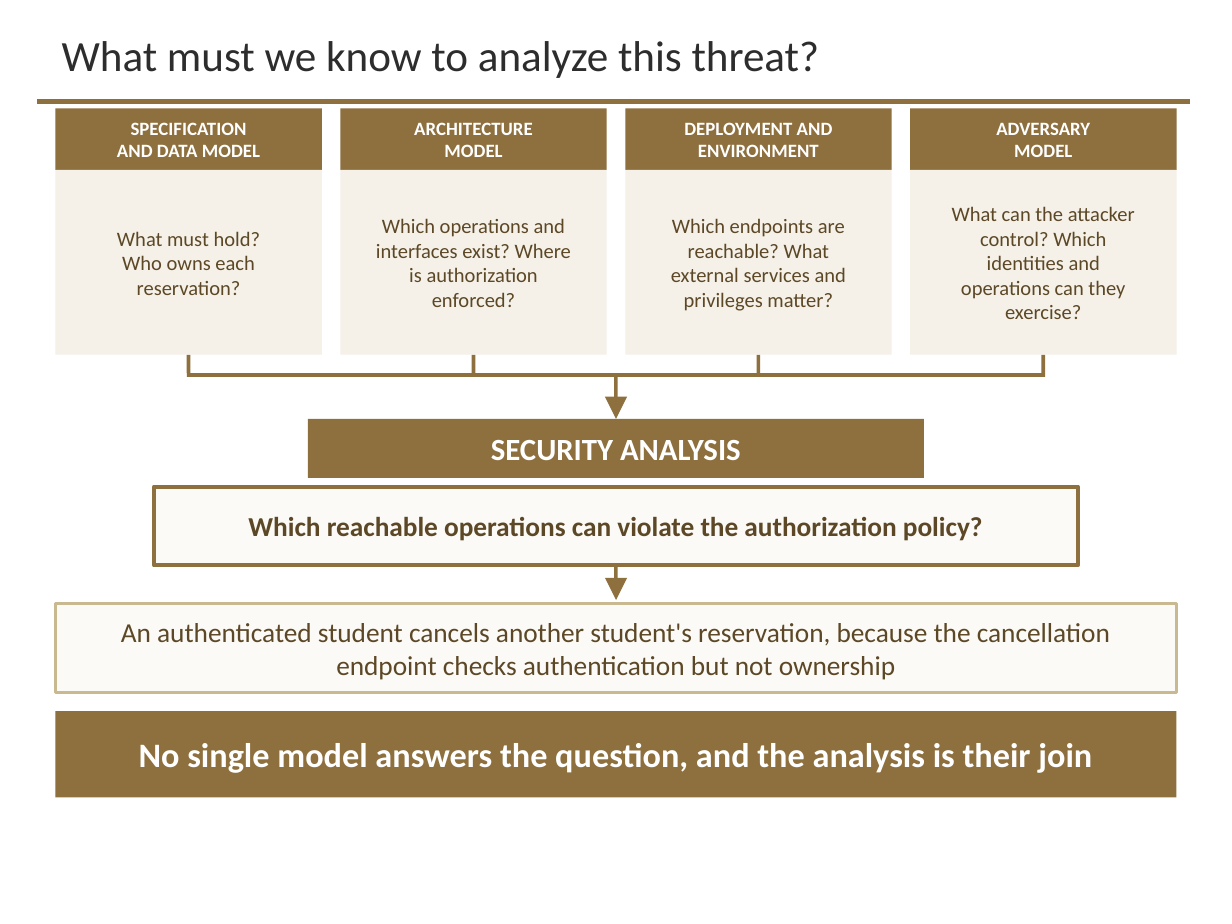
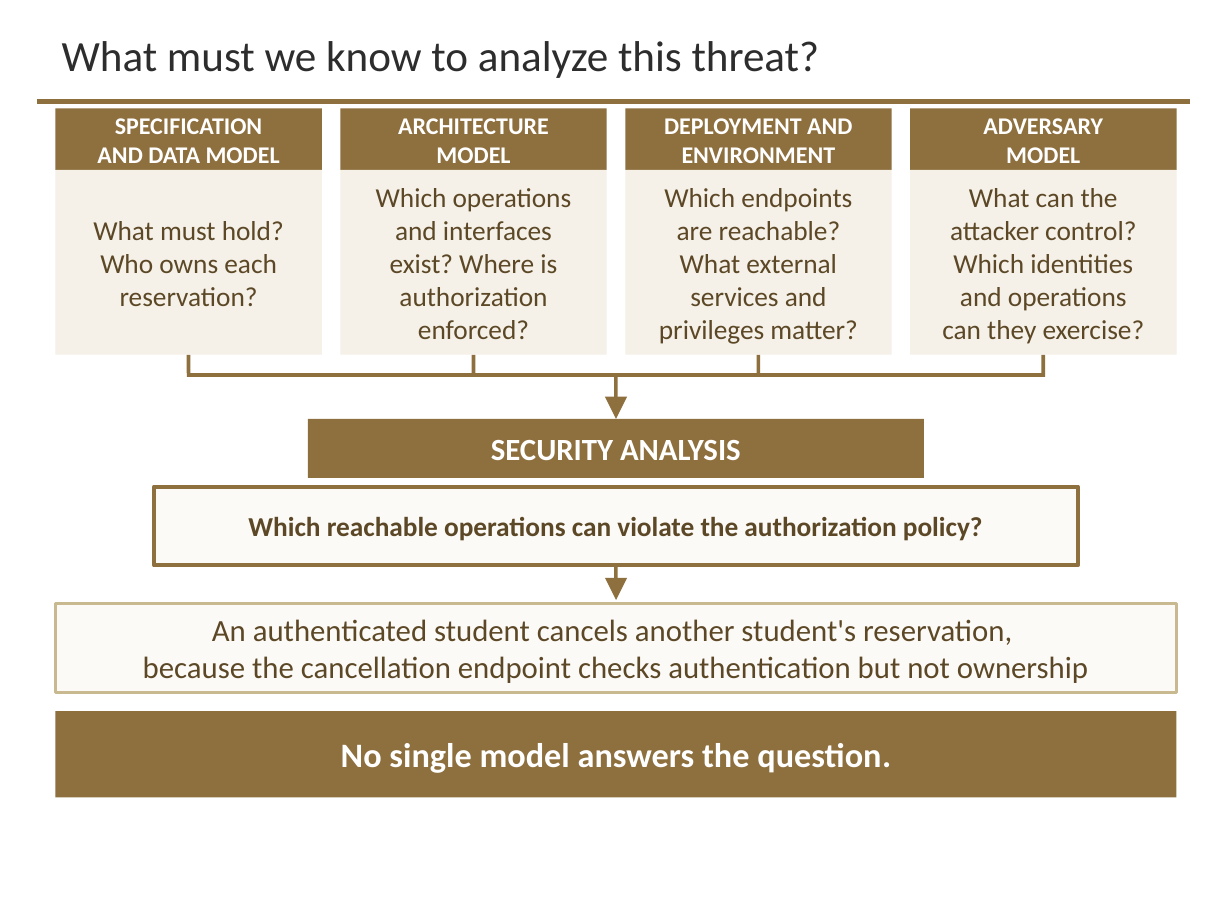
Before and after one commit to davisjam/model-based-agentic-software-engineering, a slide deck: slide 13 of course/lectures/act-3-software-in-the-world/05-security-engineering/3-5-Security-Engineering-1-Threat-Modeling.pptx. Drawn at 1232x924 pixels with LibreOffice and Linux fonts; fonts in the diff are those of the drawing; background and template pictures are left out. Boxes give left, top, right and bottom in pixels: in the first picture for what was removed or moved away, otherwise in the second. Text is boxed around its words. In the diff, an @@ line names an element or a change of style, - is before the commit and + after.

```diff
--- a/course/lectures/act-3-software-in-the-world/05-security-engineering/3-5-Security-Engineering-1-Threat-Modeling.pptx
+++ b/course/lectures/act-3-software-in-the-world/05-security-engineering/3-5-Security-Engineering-1-Threat-Modeling.pptx
@@ size 11 to 14 pt in 4 elements at (x1=55, y1=108, x2=322, y2=170), (x1=340, y1=108, x2=606, y2=170), (x1=626, y1=108, x2=892, y2=170), (x1=910, y1=108, x2=1177, y2=170) @@
@@ size 12 to 16 pt in 4 elements at (x1=93, y1=221, x2=284, y2=306), (x1=376, y1=188, x2=572, y2=339), (x1=659, y1=188, x2=857, y2=344), (x1=942, y1=188, x2=1145, y2=344) @@
@@ text at (x1=143, y1=619, x2=1088, y2=683): text changed; size 16 to 18 pt @@
-An authenticated student cancels another student's reservation, because the cancellation endpoint checks authentication but not ownership
+An authenticated student cancels another student's reservation,
+because the cancellation endpoint checks authentication but not ownership
@@ text in rectangle at (x1=341, y1=743, x2=891, y2=773): text changed @@
-No single model answers the question, and the analysis is their join
+No single model answers the question.
```
Also in this commit, not shown: 20 other slides changed, 7 slides removed.
